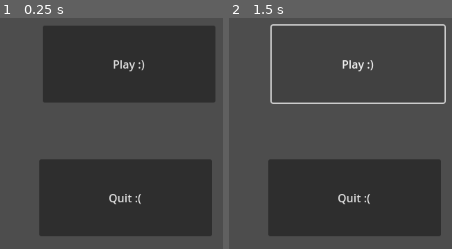
Above: before the commit, frames 1-2 (left to right).
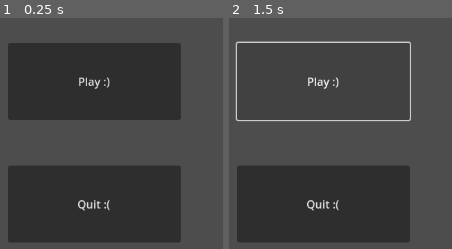
Above: after the commit, the same moments.

Repository: jay-s04/cogs-gamejam-2024
Game: Godot game, scene res://main.tscn
Same seed, same stepped clock (60 frames per second), same inputs: the game is played once before the commit and once after it.
Inputs:
- Up to frame 1 (0.25 s): no input
- Up to frame 2 (1.5 s): click "Play :)" at 0.5 s; click "Play :)" at 1.25 s

The runs differ from the first frame. In frame 1, 33% of the frame differs, in the area x 3-97%, y 3-97%; in frame 2, 17%.

Commit message:
Play and quit
Centered play and quit

Diff:
--- a/main.tscn
+++ b/main.tscn
@@ -3,15 +3,15 @@
 [node name="Main" type="Node2D"]
 
 [node name="Play" type="Button" parent="."]
-offset_left = 474.0
-offset_top = 151.0
-offset_right = 723.0
-offset_bottom = 262.0
+offset_left = 424.0
+offset_top = 176.0
+offset_right = 673.0
+offset_bottom = 287.0
 text = "Play :)"
 
 [node name="Quit" type="Button" parent="."]
-offset_left = 469.0
-offset_top = 344.0
-offset_right = 718.0
-offset_bottom = 455.0
+offset_left = 424.0
+offset_top = 353.0
+offset_right = 673.0
+offset_bottom = 464.0
 text = "Quit :("
